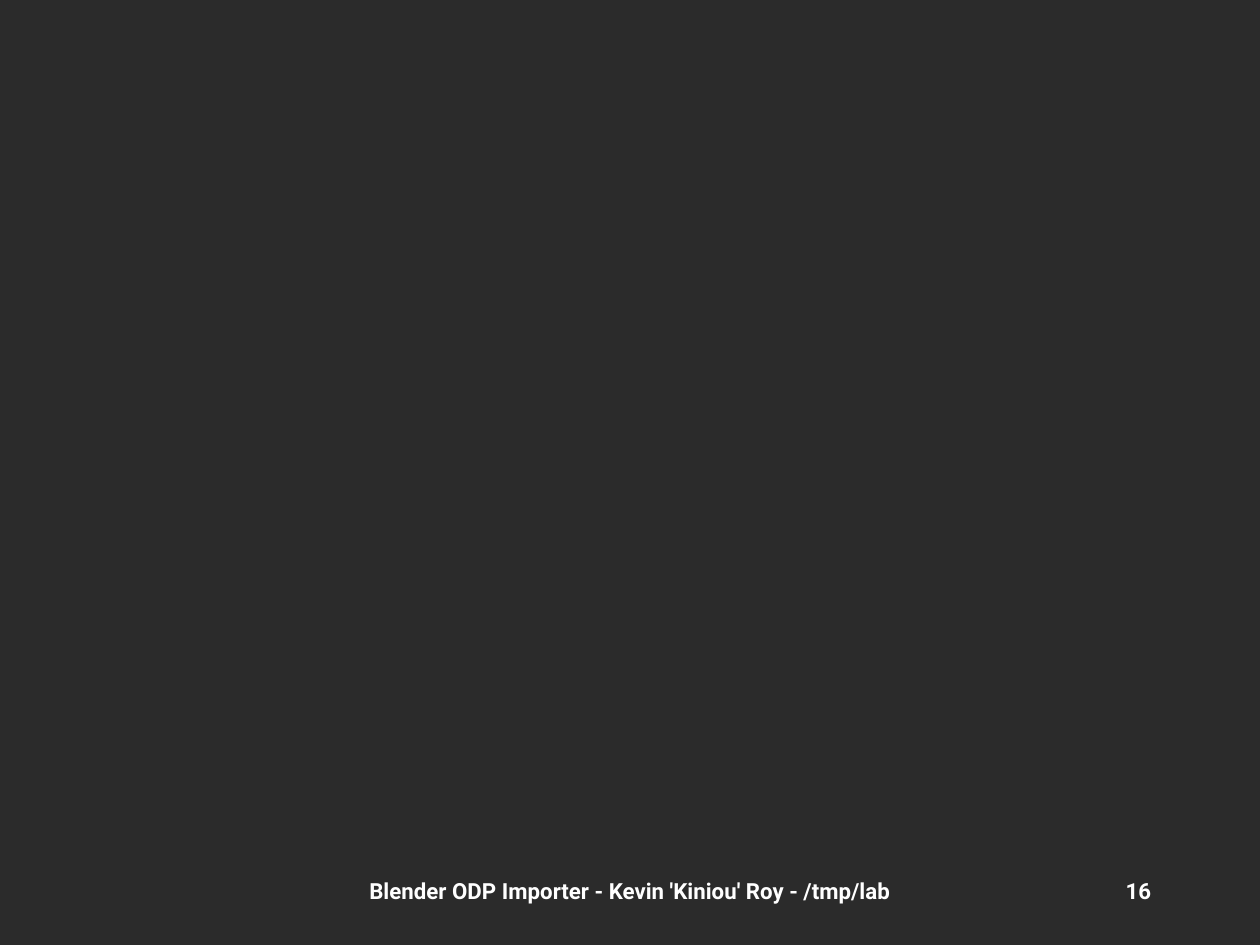
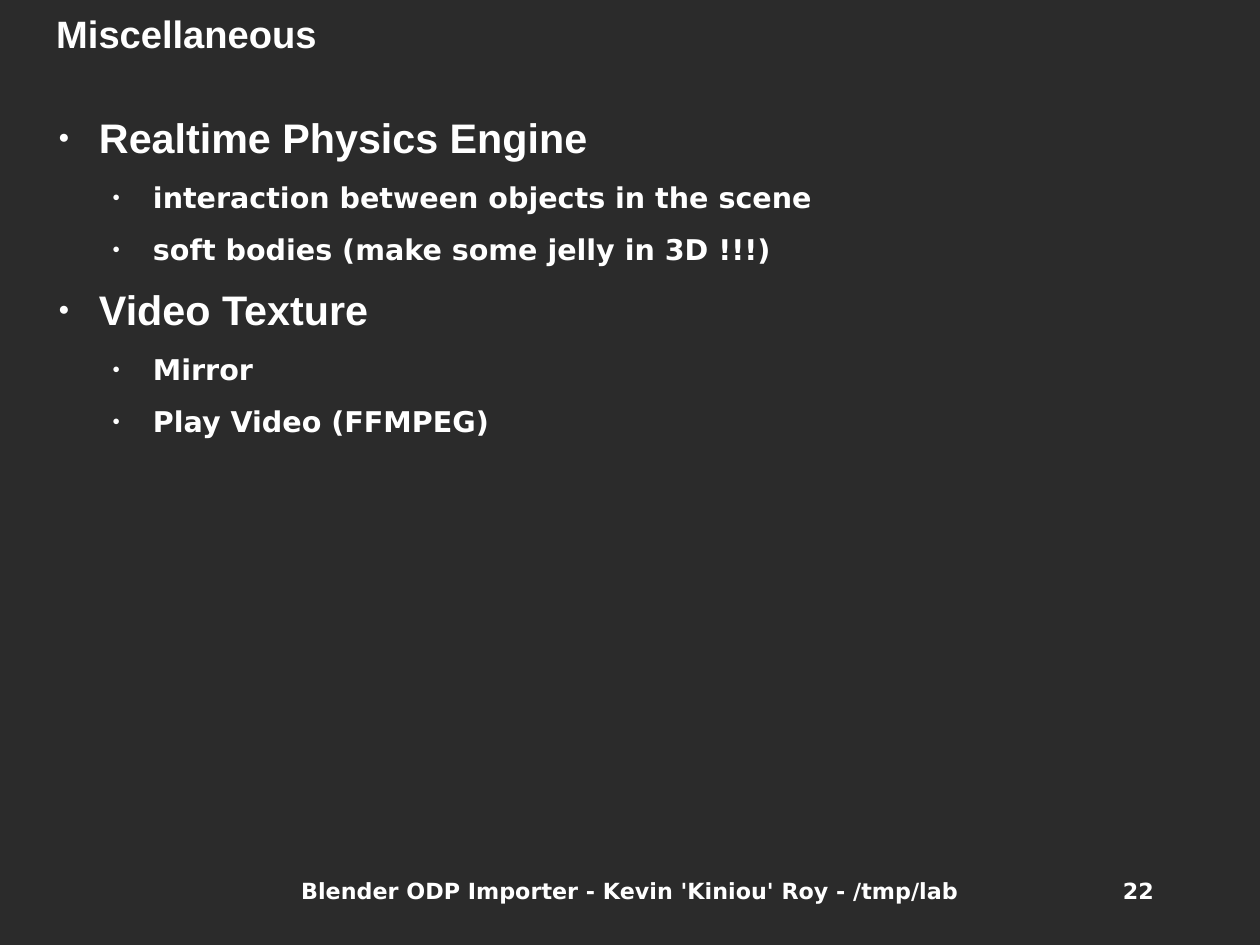
Before and after one commit to kiniou/blender-smooth-slides, a slide deck: slide 22 of import/doc/HSF2009.odp (slide 16 before the commit). Drawn at 1260x945 pixels with LibreOffice and Linux fonts; fonts in the diff are those of the drawing; background and template pictures are left out; a plain dark background stands for a picture behind light text. Boxes give left, top, right and bottom in pixels: in the first picture for what was removed or moved away, otherwise in the second. Text is boxed around its words. In the diff, an @@ line names an element or a change of style, - is before the commit and + after.

```diff
--- a/import/doc/HSF2009.odp
+++ b/import/doc/HSF2009.odp
@@ title added at <box>56,20,316,49</box>, 24 pt, text #FFFFFF, bold @@
+Miscellaneous
@@ text added at <box>99,123,812,438</box>, 18 pt, text #FFFFFF, bold @@
+● Realtime Physics Engine
+  ● interaction between objects in the scene
+  ● soft bodies (make some jelly in 3D !!!)
+● Video Texture
+  ● Mirror
+  ● Play Video (FFMPEG)
@@ text "Blender ODP Importer - Kevin ..." at <box>301,882,958,904</box>: font Roboto to DejaVu Sans @@
@@ page number at <box>1123,882,1154,899</box>: text changed; font Roboto to DejaVu Sans @@
-16
+22
```
Also in this commit, not shown: 22 other slides changed, 7 slides added, 3 other files.
